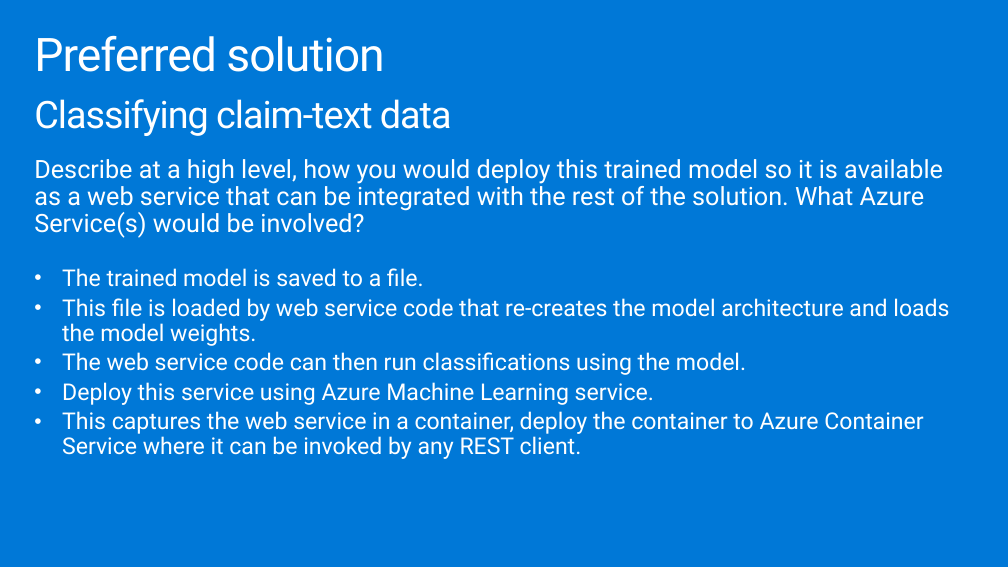
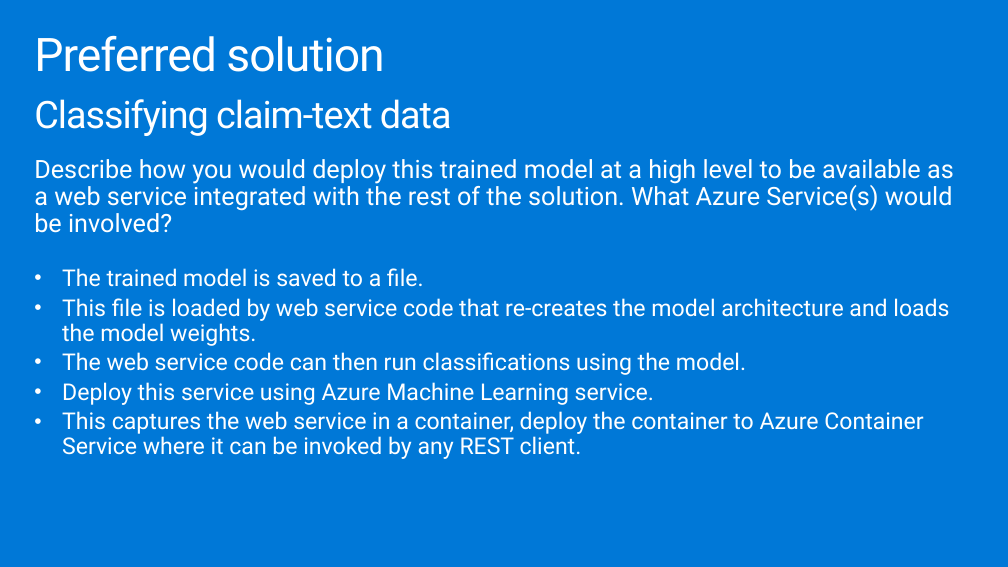
Before and after one commit to microsoft/MCW-Analyzing-text-with-Azure-Machine-Learning-and-Cognitive-Services, a slide deck: slide 23 of Whiteboard design session/WDS trainer presentation - Cognitive Services and deep learning.pptx. Drawn at 1008x567 pixels with LibreOffice and Linux fonts; fonts in the diff are those of the drawing. Boxes give left, top, right and bottom in pixels: in the first picture for what was removed or moved away, otherwise in the second. Text is boxed around its words. In the diff, an @@ line names an element or a change of style, - is before the commit and + after.

```diff
--- a/Whiteboard design session/WDS trainer presentation - Cognitive Services and deep learning.pptx
+++ b/Whiteboard design session/WDS trainer presentation - Cognitive Services and deep learning.pptx
@@ text at (x1=34, y1=159, x2=954, y2=233): text changed @@
-Describe at a high level, how you would deploy this trained model so it is available as a web service that can be integrated with the rest of the solution. What Azure Service(s) would be involved?
+Describe how you would deploy this trained model at a high level to be available as a web service integrated with the rest of the solution. What Azure Service(s) would be involved?
```
Also in this commit, not shown: 14 other slides changed, 2 other files.
